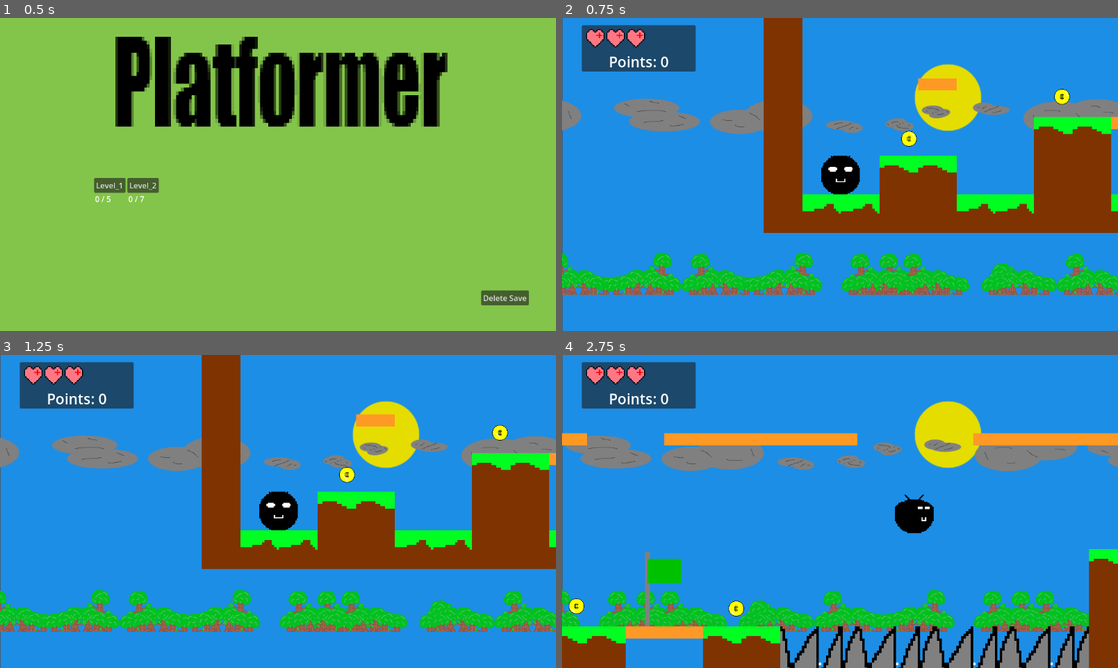
Above: before the commit, frames 1-4 (two rows, left to right).
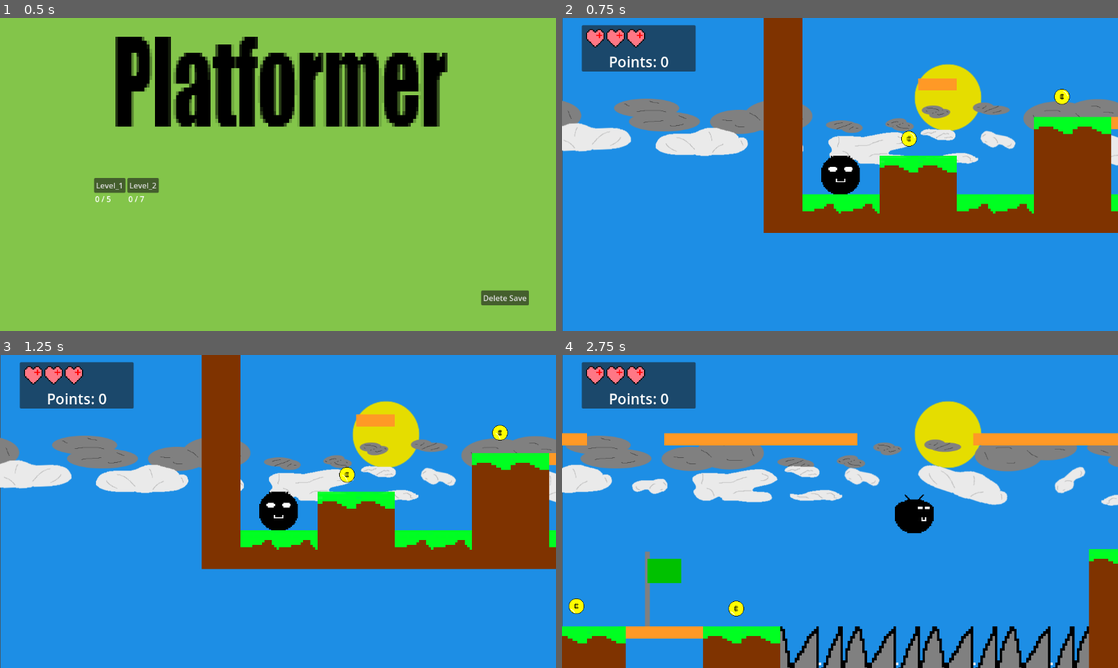
Above: after the commit, the same moments.

Repository: CWmain/Platformer
Game: Godot game, scene res://gui/level_select.tscn
The game is run twice, just before and just after one commit, with the same random seed, the same clock (stepped at 60 frames per second) and the same inputs.
Inputs (mouse positions are in pixels of both pictures, inside the frame that each line leads up to):
- Up to frame 1 (0.5 s): no input
- Up to frame 2 (0.75 s): click "Level_1" at 0.5 s
- Up to frame 3 (1.25 s): no input
- Up to frame 4 (2.75 s): move the mouse to (962, 495) at 1.27 s; hold Right (right) from 1.28 s (still down); tap Space (jump) at 1.52, 2.27 s; move the mouse to (728, 527) at 2.02 s

Frame 1 is identical in both runs. In frame 2, 11% of the frame differs, in the area x 0-100%, y 33-89%; in frame 3, 11%; in frame 4, 11%.

Commit message:
Removed trees as they didn't work to well, replaced with close clouds with a constant speed

Diff:
--- /dev/null
+++ b/Platformer/Parallax Scripts/CloseClouds.gd
@@ -0,0 +1,12 @@
+extends ParallaxLayer
+
+
+# Called when the node enters the scene tree for the first time.
+func _ready():
+	pass # Replace with function body.
+
+
+# Called every frame. 'delta' is the elapsed time since the previous frame.
+func _process(delta):
+	motion_offset.x += 10 * delta
+	pass
--- a/Platformer/levels/Level_1.tscn
+++ b/Platformer/levels/Level_1.tscn
@@ -7,7 +7,8 @@
 [ext_resource type="PackedScene" uid="uid://fwfpuyh08wnv" path="res://GameObjects/icy.tscn" id="3_n0kd5"]
 [ext_resource type="Texture2D" uid="uid://bhx4kby3e01g2" path="res://Parallax Background/FarSky.png" id="3_ppdc8"]
 [ext_resource type="Texture2D" uid="uid://bnq7qgedlxw4c" path="res://Parallax Background/FarCloud.png" id="4_a8whk"]
-[ext_resource type="Texture2D" uid="uid://cqrdi5qmw7uaf" path="res://Parallax Background/CloseTrees.png" id="4_j5if8"]
+[ext_resource type="Script" path="res://Parallax Scripts/CloseClouds.gd" id="4_blefk"]
+[ext_resource type="Texture2D" uid="uid://608j0j21ajf3" path="res://Parallax Background/CloseCloud.png" id="4_xn8lx"]
 [ext_resource type="PackedScene" uid="uid://dja28yf0n5ix5" path="res://GameObjects/finish.tscn" id="5_1agf5"]
 [ext_resource type="PackedScene" uid="uid://bp1nlmyq3t7wb" path="res://main_character.tscn" id="6_2s6l2"]
 [ext_resource type="PackedScene" uid="uid://deqfci0e0t815" path="res://GameObjects/coin.tscn" id="7_8n6jj"]
@@ -113,13 +114,14 @@
 texture = ExtResource("4_a8whk")
 centered = false
 
-[node name="CloseTrees" type="ParallaxLayer" parent="ParallaxBackground"]
-motion_scale = Vector2(0.5, 0)
+[node name="CloseClouds" type="ParallaxLayer" parent="ParallaxBackground"]
+motion_scale = Vector2(0.3, 0)
 motion_mirroring = Vector2(1920, 0)
+script = ExtResource("4_blefk")
 
-[node name="Trees" type="Sprite2D" parent="ParallaxBackground/CloseTrees"]
-position = Vector2(959, 526)
-texture = ExtResource("4_j5if8")
+[node name="CloseClouds" type="Sprite2D" parent="ParallaxBackground/CloseClouds"]
+position = Vector2(959, 265)
+texture = ExtResource("4_xn8lx")
 
 [node name="GameManager" parent="." instance=ExtResource("2_lwyry")]
 unique_name_in_owner = true
--- a/Platformer/project.godot
+++ b/Platformer/project.godot
@@ -21,6 +21,7 @@
 
 [display]
 
+window/size/mode=3
 window/stretch/mode="viewport"
 
 [input]
Binary file added: Platformer/Parallax Background/CloseCloud.png
Not shown, added: Platformer/Parallax Background/CloseCloud.png.import
Not shown: 1 places in Platformer/levels/Level_1.tscn that only renumber resources
Not shown, added: Platformer/Parallax Background/Hill With Tree WIP.pdn
